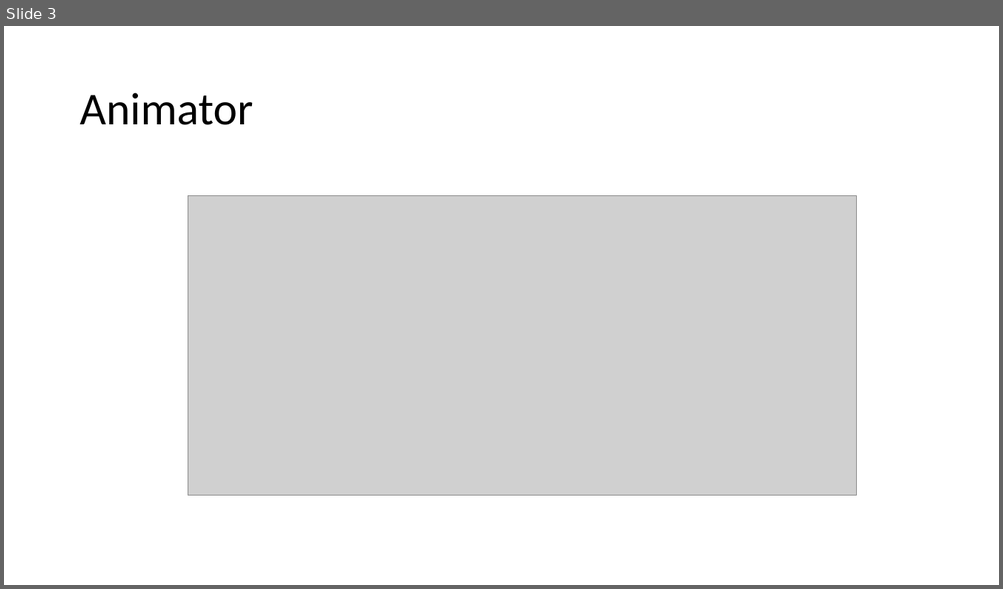
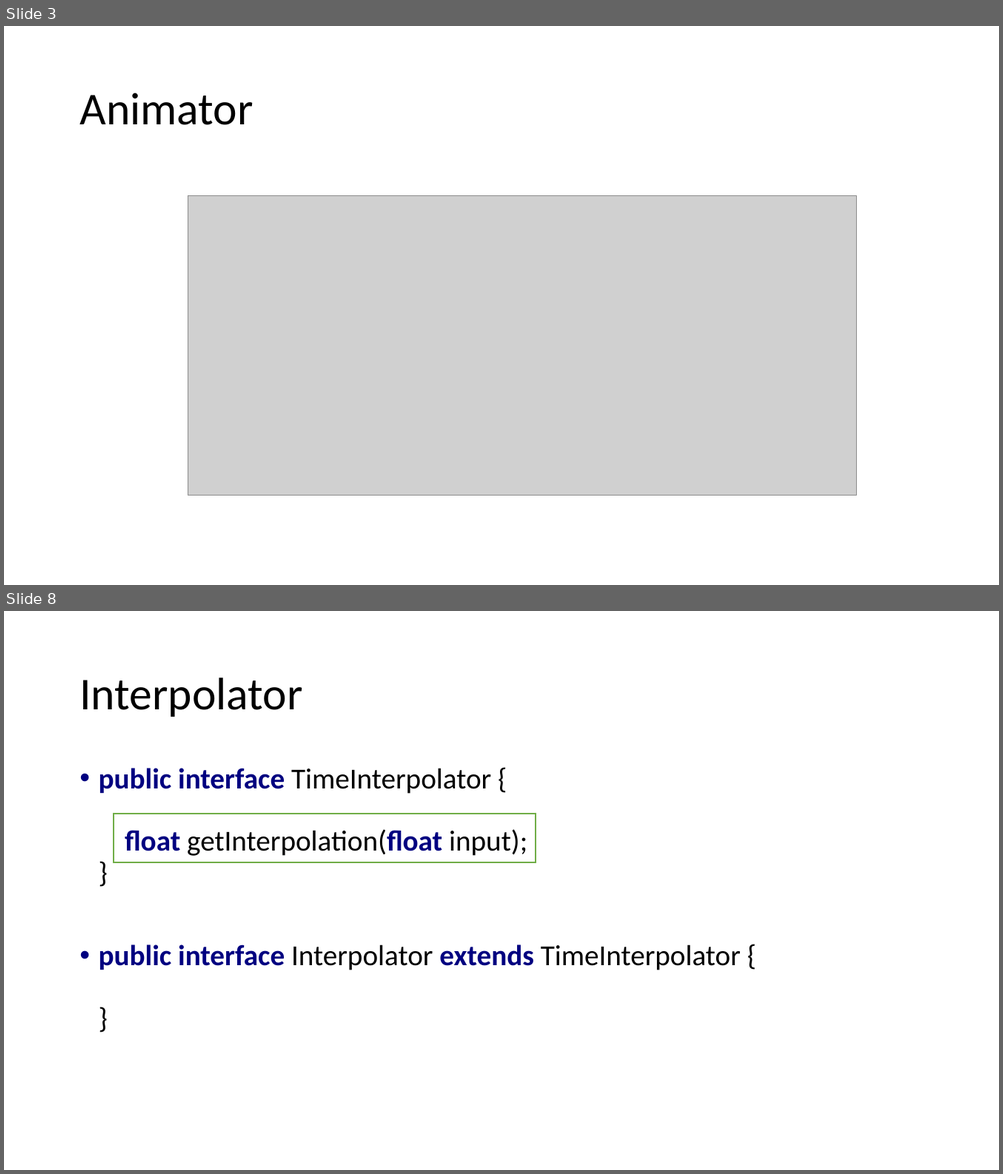
Before and after one commit to hua3505/Share, a slide deck: AnimationSkillShare/动画实用技巧.pptx. Shown one above the other, each under a label of ours: slide 3 before the commit, slides 3 and 8 after it; the slides between them are not shown. The pictures are 1003x589 and 1003x1174 pixels, drawn with LibreOffice and Linux fonts; fonts in the diff are those of the drawing; grey boxes stand for pictures. Boxes give left, top, right and bottom in pixels: in the first picture for what was removed or moved away, otherwise in the second. Text is boxed around its words. In the diff, an @@ line names an element or a change of style, - is before the commit and + after.

```diff
--- a/AnimationSkillShare/动画实用技巧.pptx
+++ b/AnimationSkillShare/动画实用技巧.pptx
@@ slide 8 added at <box>4,611,999,1170</box>, background #FFFFFF @@
@@ title added at <box>79,678,302,717</box>, 44 pt, text #000000 @@
+Interpolator
@@ text added at <box>99,768,740,971</box>, 28 pt, text #000000 @@
+• public interface TimeInterpolator {
+  float getInterpolation(float input);
+  }
+• public interface Interpolator extends TimeInterpolator {
+  }
@@ rectangle added at <box>114,814,536,863</box>, outline #70AD47 1 pt @@
```
Also in this commit, not shown: 1 slide changed, 4 other slides added, 4 slides removed, 3 other files.
